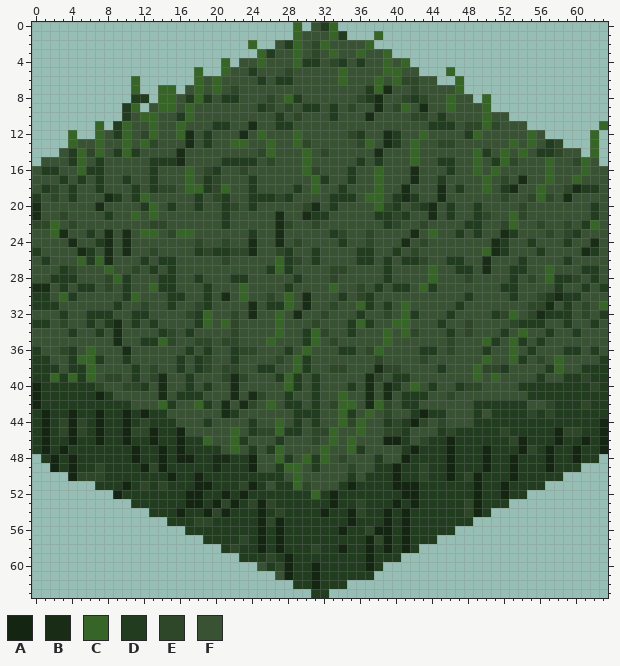
File history of a pixel-art sprite, gfx/tile_grass_dark.png. That is the earlier state.
The file is 64x64 pixels. Colours within 5 levels of each other are drawn and written as one.
Palette (. is transparent): A #142612  B #182c16  C #376427  D #213c1f  E #2e4729  F #385233
Now the later version:
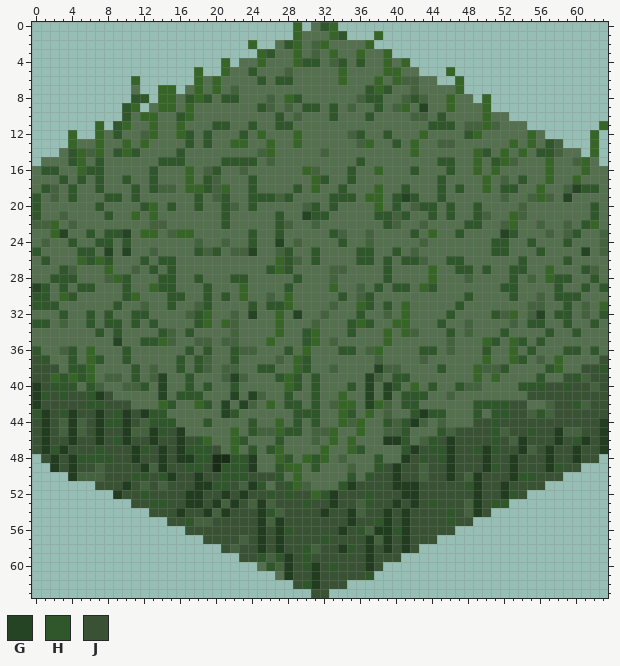
Colours new in this view: G #254423  H #30572c  J #385233
Diff:
colour E: #2e4729 -> #45623f
colour F: #385233 -> #54704f
Changed rows in their new state; - is a pixel that keeps its letter.
first column x 0:
 0 --------------------------------H-------------------------------
 1 ----------------------------------H-----------------------------
 2 ----------------------------H-----------------------------------
 3 --------------------------H-------------------------------------
 4 ------------------------------HH--H-H---------------------------
 5 ------------------------H---------------------------------------
 6 -------------------------H-HH-----------------------------------
 7 -----------F-------------------------H-H------------------------
 8 -----------HH----H-H-HH------H-------HH---H---------------------
 9 ----------H--------------H----HH-H----H----G--------------------
10 ----------H-----H----------H-----H---H-------H------------------
11 ---------H----------HH--H--HH---------------HHH-----------------
12 ---------HF------H-H---H------------H--HF-------H---------------
13 -------------F---H-H----------F--------FH----------------H------
14 ----H----H-H----H-------------F-------F-----------H-----HH------
15 ----H--H-----FHHH----HHHH-----F-----H-F---F--HH----H------------
16 -HH---HH-----H------H--------------H------H---H-----------------
17 ---H-H-H--H--H-----H----H-------H--H--F---F--H--------H---------
18 -H--H--H---H-H-----H----H----H----H------H---H-H----HH------GHH-
19 H---H---HH-HF-----H--H--HHH-H----HHH----HGH--H-------------G----
20 H------H----H--H--H--H--H------H-H-----FH--HH-H--H------------H-
21 H-------H------------H-----H--GHH-----HH-H--H-H--H------------H-
22 ---------------------H-----H-----------H--------HH-----------H--
23 ---G--H-HHG-------------H--H-----H--------H----H-F--GH------H--E
24 -E--H--HH-H-------------H--G------H------F---------HH--H---H--FE
25 H----HH-G-G-------H-HF--G---H--H----HH--H---------FHH---H----GFE
26 -H----H-H---H-HH-----F------H--H----HH-H-HH---HH--F---H----H----
27 ---H---------H-H----------H-H----------H-------HH-H--HH------HE-
28 --HHH-----H---HH--H---HH-----H---------H-------------H----HHF-H-
29 GH-H-HH-F-H---HH---H--------H---------H-HH--H-------HH----H--H-H
30 HH--H-----H----HH--H-H--------F---H--H----------H----H---FHHH---
31 HHH------H-----H---H----H-HH--F------H-H-------H---------F-H----
32 ---H--HFH--HH-----H-----G----G------H-----F---H----H----GFHH---H
33 HH----H-HH-H-H----H----------------H-H-------H--------FHH--H--H-
34 ----F--H-H----H--H------------H-F--H----------H-----H-F--H--H---
35 ---------G--HH----------------H--------------------H--H-H-------
36 H---H-----H------H-H--H-----H-----HH-------HH-----H----H---HH-H-
37 JH--HF-H--H-----H-H---H-------H-----------------------H--------J
38 JJJ-HH-----H----H-H------HH---H---F---G------H------H----H---JJH
39 JJ-H-H-----H--G--H----G----H-H-H-----G--HH--------------H--JH-JJ
40 DJHHHFH-----H-G--H-H--H------H-H---H-G-GH---H--H------HHHJJHJJ-J
41 DHJHJJHDJ-----G-HHH---G-G---H--H-----G-G-HHH-----------JJJJJJJJJ
42 DJJJJJHHJJJ----H---H-G-G----HH-H-----G---HH------HHHHJJ---JJH-JJ
43 HDJHDJJDJHDJDHH------GH------HHH---H------HDHH---H-HHJJ-H-JJJJJJ
44 JDJ-D-JDHHDJ-HHH---H----H----H-H-------H-HD------JJHJJJJJJJJJJJD
45 JDJ-D-JDJJD--DHJD-------H---HH-----------H---H-JJJJH-JJHJJD--JJD
46 JDJJDJJDJHDJJDJJDJH----H---H-----------DDH--HJDJJJJHJ-DJJJDJHDJD
47 JDHDJJJHJJJDHJDJDHHHJ---H-H---------H----HDJHHDJJHDHJJD-JDJJDJJD
48 -JDJDHHHHJJDJJDJDDHH--HHD---H--H------H--DJHJHDJJJDJJDJJJDJJDJJ-
49 --DJDJJ-JJJJD-DJJHHJ-HHHD--H---H------HJDJJ-JJDJJJDHJDJJJDHJJ---
50 ----D---JJJHHJHDJJDJJHHHJJJH-------H-HJJDJJ-JJDJ-DJJJDHHJJJ-----
51 -------JJJDJ-J-JJJDDHHJ-DH-JH-----HDJJJJDDDJJJJJHDJJDJJJJ-------
52 ---------DJJHJJJJDDJJDJDJJHJHJJ-HDJJJHJJJDDJJJJJJDJJDHJ---------
53 -----------JJHHJJDDJD-DJ-D-JJJHJJDJJ-HJJDJDJHJJJ-DJHH-----------
54 -------------JJJDJJD-DJJJDH-JJJJDJJD-JJDJDJJJJHJ-DJ-------------
55 ---------------JJH--JJJJJD-DJJJJJJJDJJHDJDJJJJHJJ---------------
56 -----------------JJJJJJJJDJDHJJJJJDJH-DDHDJJJJJ-----------------
57 -------------------JJJJ-JDJDJJJJHJJJJD-DJDJJJ-------------------
58 ---------------------J-JJDJDJJH-JJDHJDJDJDJ---------------------
59 -----------------------JJH-HDJHJJJJJJDJJJ-----------------------
60 --------------------------H-DJHDJHJJJDJ-------------------------
61 ----------------------------DJJDJJJJJH--------------------------
62 -----------------------------JHDJJJ-----------------------------
63 -------------------------------JJ-------------------------------
